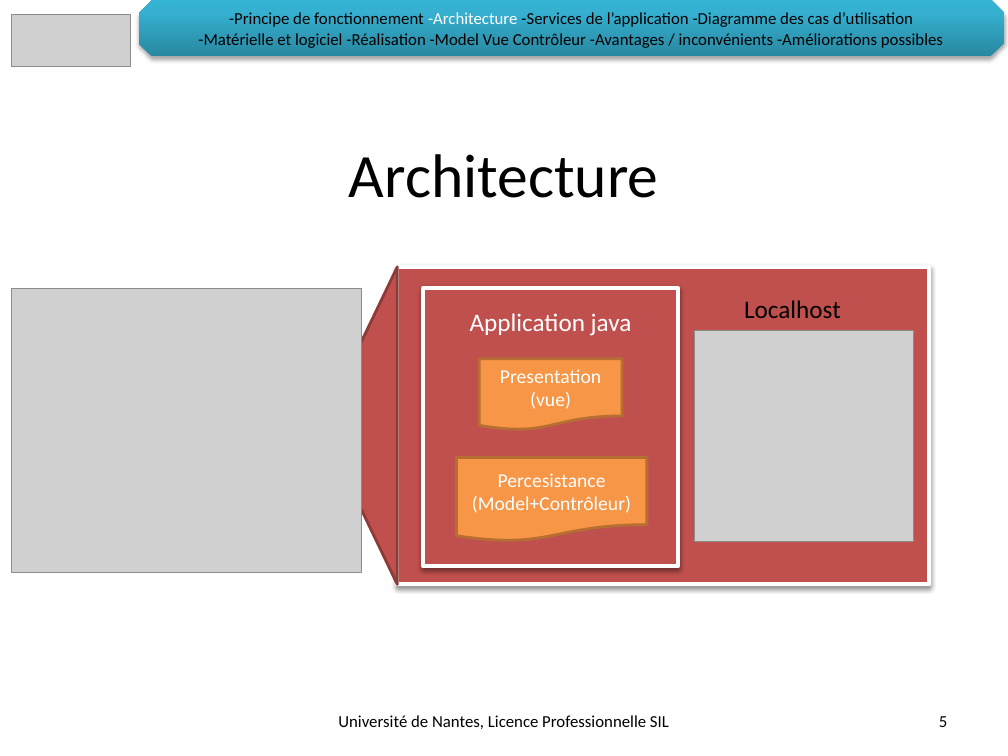
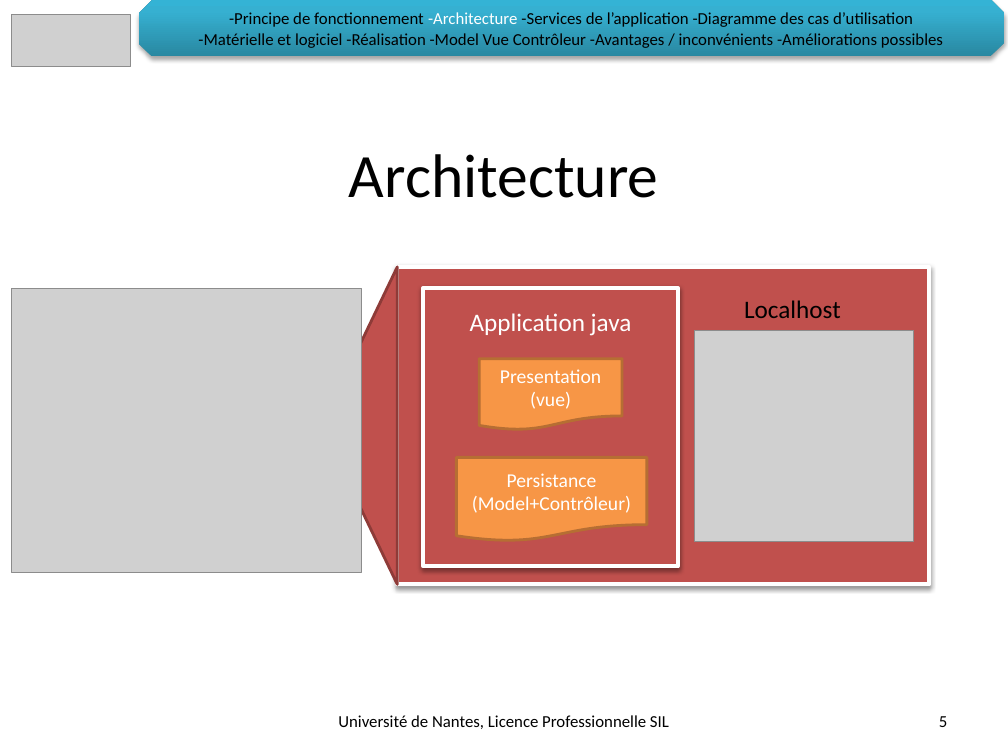
Before and after one commit to LeonardoALARCON/progr3, a slide deck: slide 5 of Documentation/DiapoProg3/PresentationProg3.pptx. Drawn at 1008x756 pixels with LibreOffice and Linux fonts; fonts in the diff are those of the drawing; grey boxes stand for pictures; background and template pictures are left out. Boxes give left, top, right and bottom in pixels: in the first picture for what was removed or moved away, otherwise in the second. Text is boxed around its words. In the diff, an @@ line names an element or a change of style, - is before the commit and + after.

```diff
--- a/Documentation/DiapoProg3/PresentationProg3.pptx
+++ b/Documentation/DiapoProg3/PresentationProg3.pptx
@@ text in flow chart document at <box>507,473,597,487</box>: text changed @@
-Percesistance
+Persistance
```
Also in this commit, not shown: 2 other slides changed, 4 other files.
